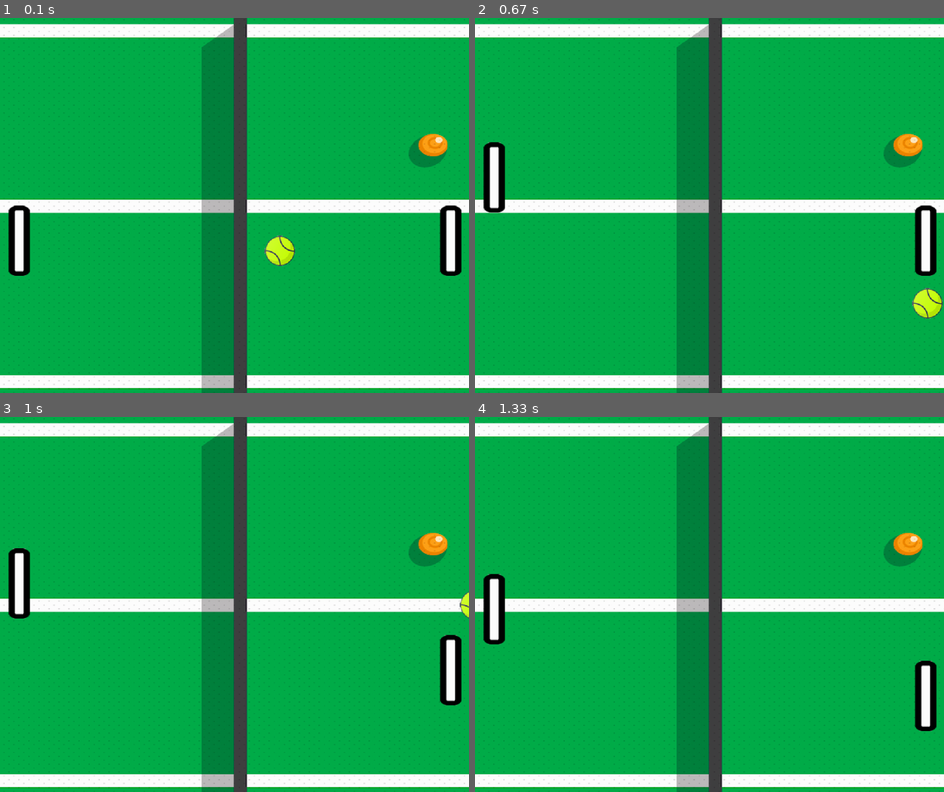
Above: before the commit, frames 1-4 (two rows, left to right).
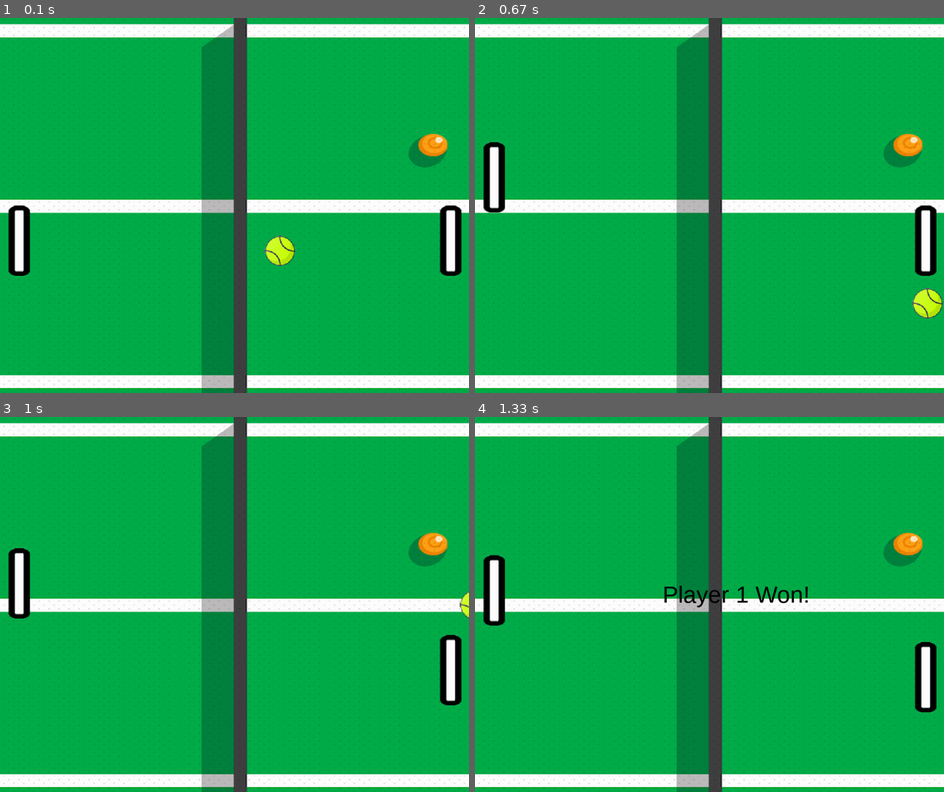
Above: after the commit, the same moments.

Repository: sophysophyko/PingPong
Game: pygame game, started from from pygame import *.py
Two runs of this game, one before a commit and one after it. Both use one fixed random seed, a clock stepped at 60 frames per second and the inputs below.
Inputs:
- Up to frame 1 (0.1 s): no input
- Up to frame 2 (0.67 s): hold Up from 0.33 s (still down)
- Up to frame 3 (1 s): release Up at 0.8 s; hold Down from 0.83 s (still down); hold S from 0.83 s (still down)
- Up to frame 4 (1.33 s): release Down at 1.13 s; release S at 1.13 s

Frames 1-3 are identical in both runs. In frame 4, 1.6% of the frame differs, in the area x 1-99%, y 36-84%.

Commit message:
Working Version

Diff:
--- a/from pygame import *.py
+++ b/from pygame import *.py
@@ -1,4 +1,5 @@
 from pygame import *
+
 
 window = display.set_mode((1000,800))
 display.set_caption('PingPong')
@@ -46,6 +47,15 @@
 
 finish = False
 game = True
+
+font.init()
+font = font.SysFont('Arial', 50)
+
+text1 = font.render('Player 1 Won!', True, (0,0,0))
+text2 = font.render('Player 2 Won!', True, (0,0,0))
+
+
+
 while game:
     for e in event.get():
         if e.type == QUIT:
@@ -63,6 +73,16 @@
         if ball.rect.y  < 0 or ball.rect.y > 700:
             speed_y *= -1
 
+
+        if ball.rect.x < 0:
+            window.blit(text2, (400, 350))
+            finish = True
+        if ball.rect.x > 1000:
+            window.blit(text1, (400, 350))
+            finish = True
+
+
+
         racket_first_player.reset()
         racket_second_player.reset()
         ball.reset()
